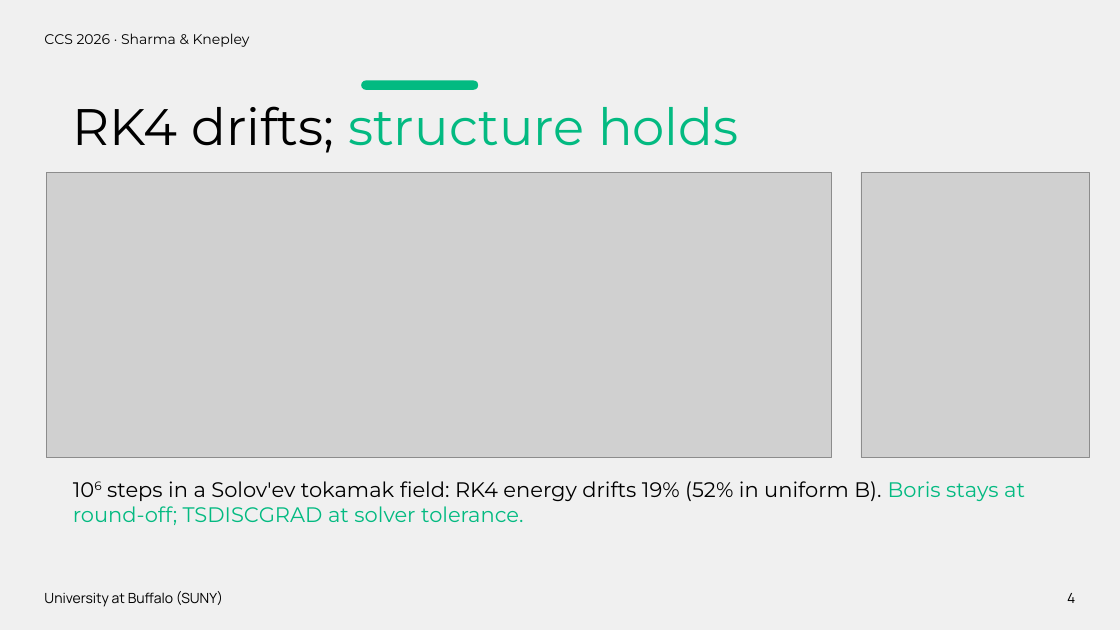
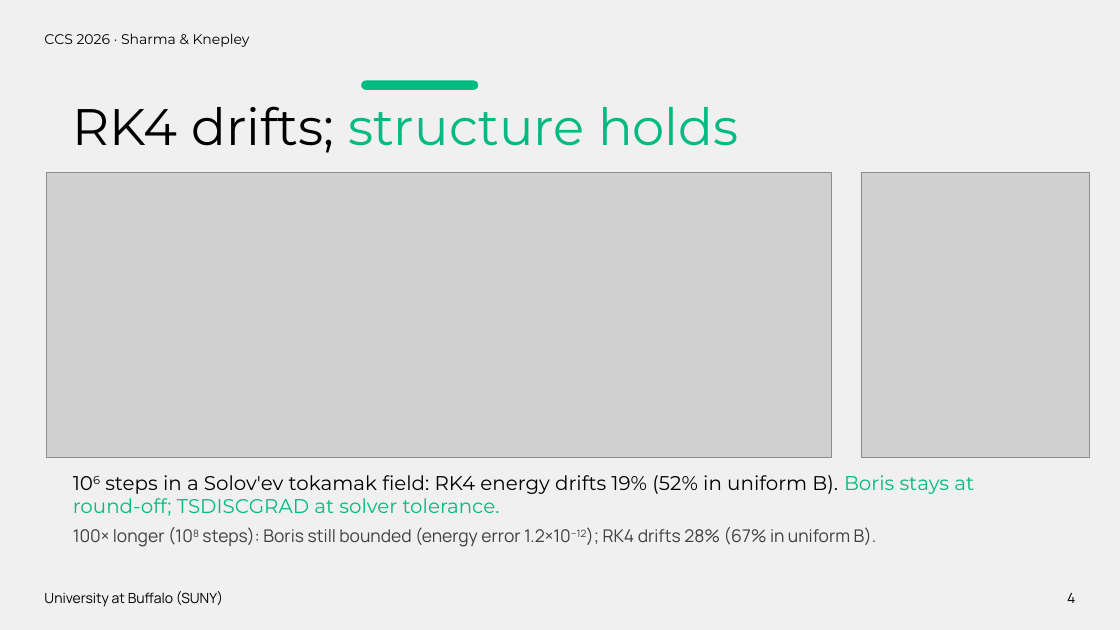
Before and after one commit to engineer-scientist/ccs2026-structure-preserving-plasma, a slide deck: slide 4 of presentation/CCS2026_Sharma_StructurePreservingPlasma.pptx. Drawn at 1120x630 pixels with LibreOffice and Linux fonts; fonts in the diff are those of the drawing; grey boxes stand for pictures. Boxes give left, top, right and bottom in pixels: in the first picture for what was removed or moved away, otherwise in the second. Text is boxed around its words. In the diff, an @@ line names an element or a change of style, - is before the commit and + after.

```diff
--- a/presentation/CCS2026_Sharma_StructurePreservingPlasma.pptx
+++ b/presentation/CCS2026_Sharma_StructurePreservingPlasma.pptx
@@ text at bbox=[73, 475, 974, 516]: size 18 to 17 pt in "106 steps in a Solov'ev tokamak field: ..."; more space between paragraphs @@
@@ text at bbox=[73, 527, 877, 547]: paragraph added @@
+100× longer (108 steps): Boris still bounded (energy error 1.2×10−12); RK4 drifts 28% (67% in uniform B).
```
Also in this commit, not shown: 3 other slides changed, 2 slides added, 2 other files.
